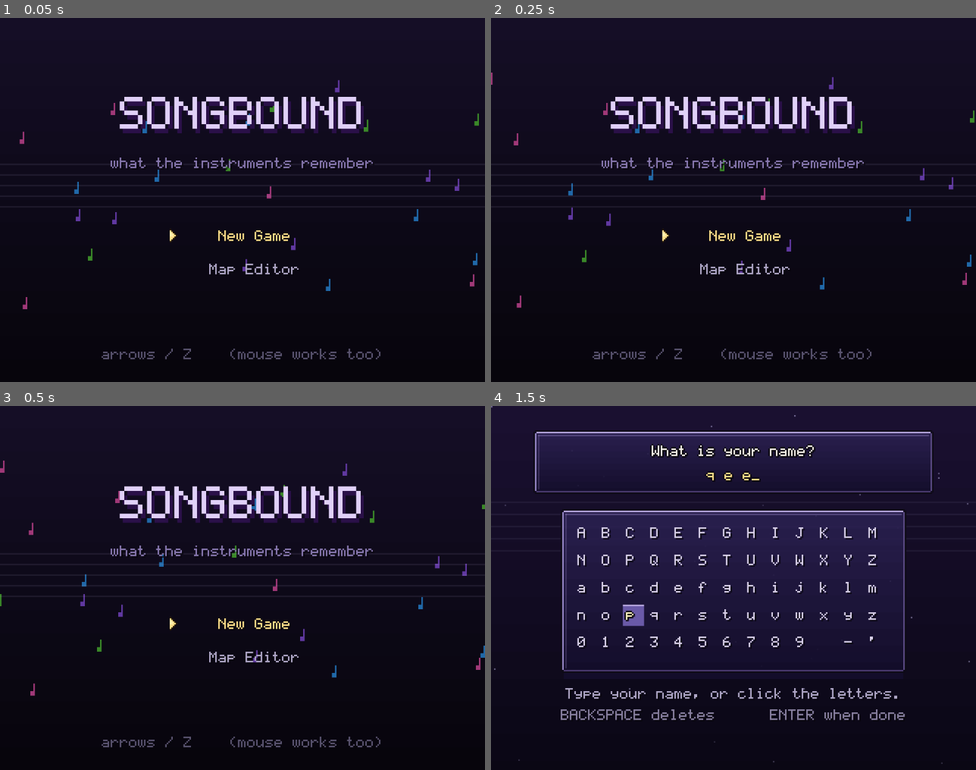
Above: before the commit, frames 1-4 (two rows, left to right).
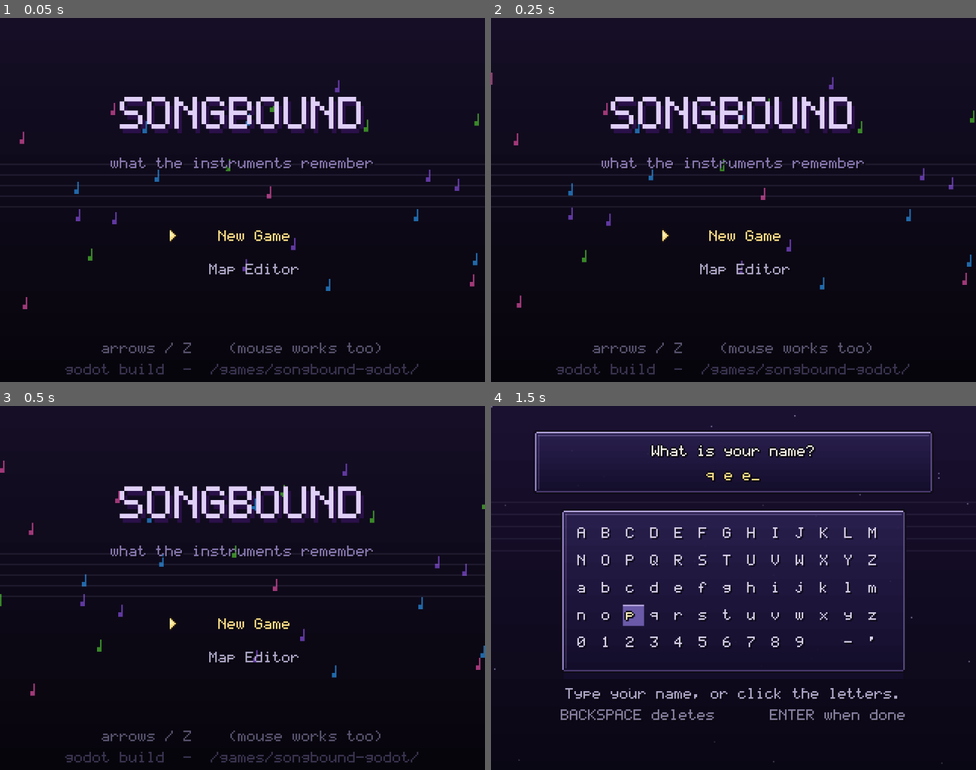
Above: after the commit, the same moments.

Repository: magent-cryptograss/godot-games
Game: Godot game, scene res://scenes/Main.tscn
Same seed, same stepped clock (60 frames per second), same inputs: the game is played once before the commit and once after it.
Inputs (mouse positions are in pixels of both pictures, inside the frame that each line leads up to):
- Up to frame 1 (0.05 s): no input
- Up to frame 2 (0.25 s): no input
- Up to frame 3 (0.5 s): no input
- Up to frame 4 (1.5 s): tap Enter at 0.5 s; move the mouse to (840, 569) at 0.52 s; hold Right (move_right) 0.53-1.28 s; tap Q at 0.6 s; click (840, 569) at 0.67 s; tap Space at 0.77, 1.25 s; tap E at 0.8, 1.35 s; move the mouse to (636, 606) at 1.27 s; hold Down (move_down) from 1.28 s (still down); click (636, 606) at 1.42 s

The runs differ from the first frame. In frame 1, 1.4% of the frame differs, in the area x 13-87%, y 89-98%; in frame 2, 1.4%; in frame 3, 1.4%; in frame 4, nothing differs.

Commit message:
Map editor: Q and an EXIT button, because browsers eat Escape
ESC never reaches a Godot web build -- the browser takes it for
fullscreen and pointer-lock exit. The editor had no other way out, so
opening it in a browser trapped you there until you reloaded the page.

Q now quits, and there is a clickable EXIT button in the top bar. ESC
still works on desktop.

Worth naming the gap: the editor was tested headlessly and in a browser,
but only ever entered, never left. A feature is not tested until its exit
is.

Both builds also now say which they are on the title screen. There is an
older single-file HTML build of this game on the same server with a
near-identical title, and telling someone to look for a menu option that
their build does not have is a maddening way to spend twenty minutes.

Claude-Session: https://claude.ai/code/session_01LFNEyVminZWMVKgZdg8FGa

Diff:
--- a/songbound/scripts/Main.gd
+++ b/songbound/scripts/Main.gd
@@ -358,7 +358,10 @@
 			UI.cursor(self, 112, y - 1, t)
 		PixelFont.draw_centered(self, opts[i], 168, y,
 			UI.COL_GOLD if sel else UI.COL_DIM, {"outline": UI.COL_INK} if sel else {})
-	PixelFont.draw_centered(self, "arrows / Z    (mouse works too)", 160, 218, Color("#5a5470"))
+	PixelFont.draw_centered(self, "arrows / Z    (mouse works too)", 160, 214, Color("#5a5470"))
+	# There is an older single-file HTML build of this game on the same server
+	# with a near-identical title screen and no map editor. Say which this is.
+	PixelFont.draw_centered(self, "godot build  -  /games/songbound-godot/", 160, 228, Color("#3a3450"))
 
 
 func _draw_big_title(word: String, cx: float, cy: float) -> void:
--- a/songbound/scripts/MapEditor.gd
+++ b/songbound/scripts/MapEditor.gd
@@ -15,6 +15,7 @@
 const PAL_X := 253
 const PAL_Y := 22
 const PAL_CELL := 17
+const EXIT_X := 284
 
 signal closed
 
@@ -106,6 +107,11 @@
 
 func _tiles_down() -> int:
 	return int(VIEW_H / zoom)
+
+
+func mouse_in(x: float, y: float, w: float, h: float) -> bool:
+	var m := get_local_mouse_position()
+	return m.x >= x and m.y >= y and m.x < x + w and m.y < y + h
 
 
 func cursor_tile() -> Vector2i:
@@ -151,7 +157,10 @@
 				push_undo()
 				_flood(c, brush)
 				_say("filled")
-		KEY_ESCAPE:
+		KEY_ESCAPE, KEY_Q:
+			# ESC alone is not enough: browsers grab it for fullscreen and
+			# pointer-lock, so in a web build it never reaches the game. Q works
+			# everywhere, and there is a clickable EXIT button as well.
 			closed.emit()
 		KEY_C:
 			# In a browser, res:// is read-only and user:// is buried in
@@ -307,6 +316,12 @@
 				_say("brush: " + TILE_NAMES.get(brush, brush))
 				break
 
+	# EXIT button in the top bar
+	if left and not _was_left and mouse_in(EXIT_X, 1, 34, 9):
+		closed.emit()
+		_was_left = true
+		return
+
 	var c := cursor_tile()
 	if c.x >= 0 and c.x < map.w and c.y >= 0 and c.y < map.h:
 		if mode == "tiles":
@@ -421,11 +436,14 @@
 	if c.x >= 0:
 		PixelFont.draw(self, "%d,%d" % [c.x, c.y], Vector2(120, 2), UI.COL_DIM)
 	PixelFont.draw_right(self, mode + (":" + obj_kind if mode == "objects" else ""),
-		UI.SCREEN_W - 3, 2, UI.COL_GOLD)
+		EXIT_X - 6, 2, UI.COL_GOLD)
+	var hot := mouse_in(EXIT_X, 1, 34, 9)
+	UI.rect(self, EXIT_X, 1, 34, 9, Color("#5a3a48") if hot else Color("#3a2a38"))
+	PixelFont.draw(self, "EXIT", Vector2(EXIT_X + 6, 2), Color("#fff4c0") if hot else UI.COL_GOLD)
 
 	UI.rect(self, 0, UI.SCREEN_H - 11, UI.SCREEN_W, 11, Color("#241c34"))
 	# 320px at 6px a glyph is 53 characters before it runs off the edge
-	var hint := "[ ]map -+zoom TAB F fill U undo S save C copy X revert"
+	var hint := "[ ]map -+zoom TAB F fill U undo S save C copy X revert Q quit"
 	if mode == "objects":
 		hint = "1start 2npc 3chest 4warp 5boss ,.cycle DEL S save ESC"
 	PixelFont.draw(self, hint, Vector2(3, UI.SCREEN_H - 9), UI.COL_DIM)
